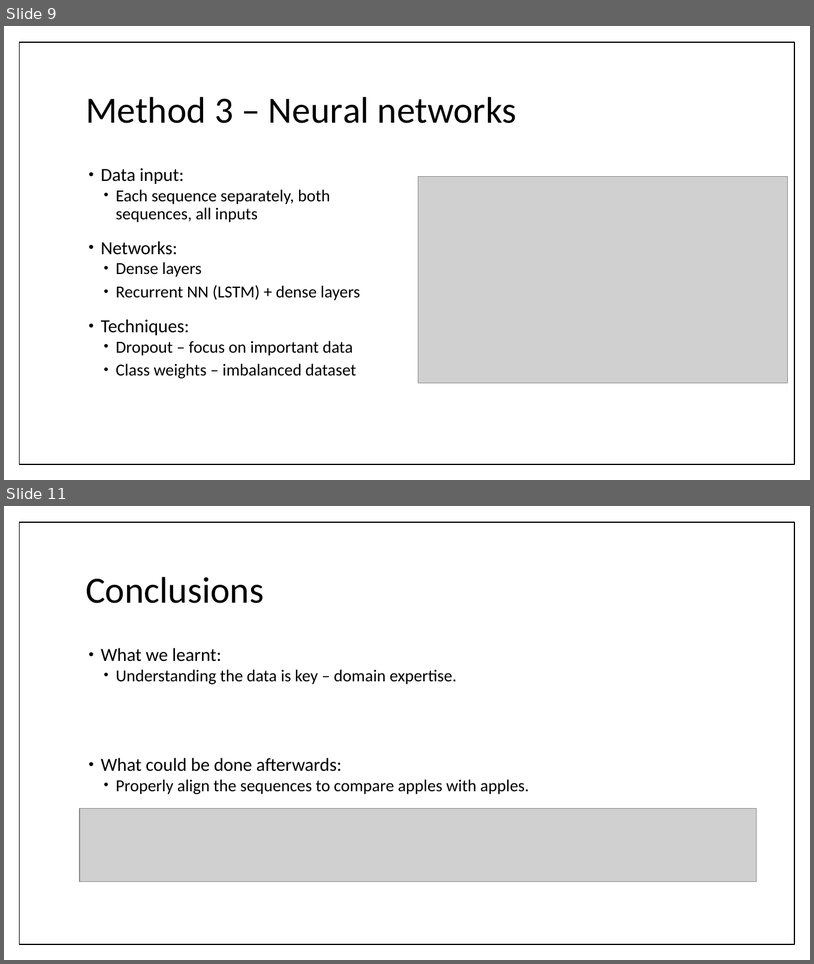
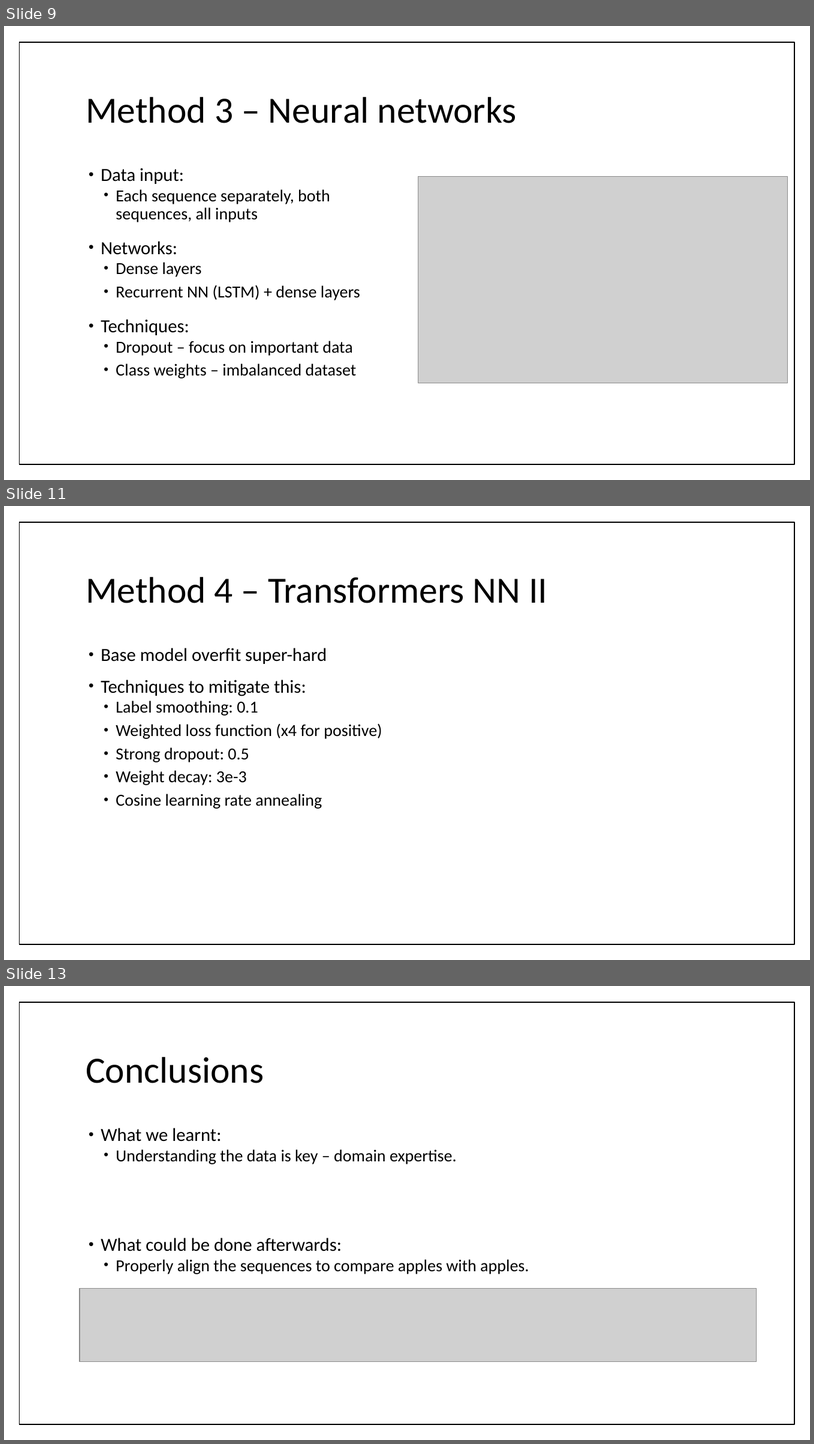
Before and after one commit to bl1zzardx/hivprogression, a slide deck: hivprogression/peer-seminar.pptx. Shown one above the other, each under a label of ours: slides 9 and 11 before the commit, slides 9, 11 and 13 after it; the slides between them are not shown. The pictures are 814x964 and 814x1444 pixels, drawn with LibreOffice and Linux fonts; fonts in the diff are those of the drawing; grey boxes stand for pictures. Boxes give left, top, right and bottom in pixels: in the first picture for what was removed or moved away, otherwise in the second. Text is boxed around its words. In the diff, an @@ line names an element or a change of style, - is before the commit and + after.

```diff
--- a/hivprogression/peer-seminar.pptx
+++ b/hivprogression/peer-seminar.pptx
@@ slide 11 added at box(4, 506, 810, 960), background #FFFFFF; not listed: 1 template element that a slide beside it also shows @@
@@ title added at box(86, 577, 548, 603), 44 pt, text #000000 @@
+Method 4 – Transformers NN II
@@ text added at box(101, 648, 382, 808), 20 pt, text #000000 @@
+• Base model overfit super-hard
+• Techniques to mitigate this:
+  • Label smoothing: 0.1
+  • Weighted loss function (x4 for positive)
+  • Strong dropout: 0.5
+  • Weight decay: 3e-3
+  • Cosine learning rate annealing
@@ what was slide 11 is now slide 13 @@
```
Also in this commit, not shown: 1 slide changed, 1 other slide added.
